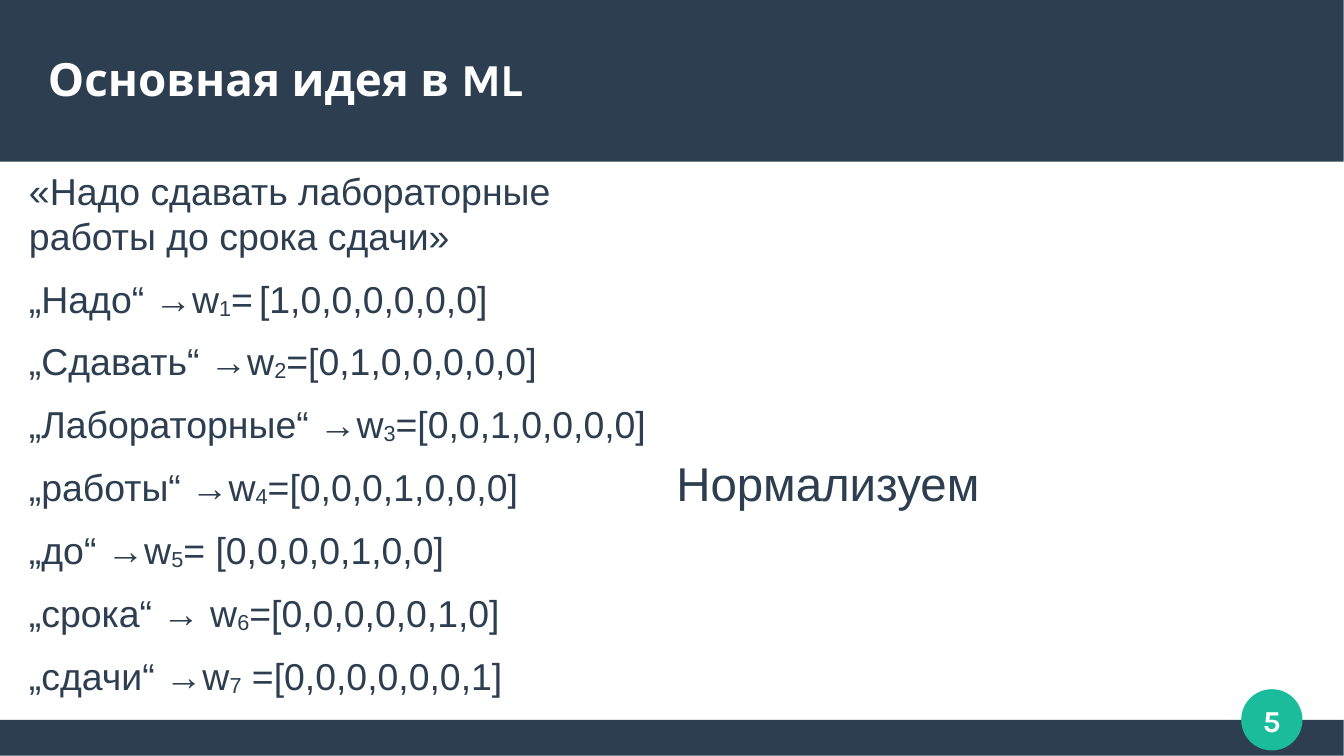
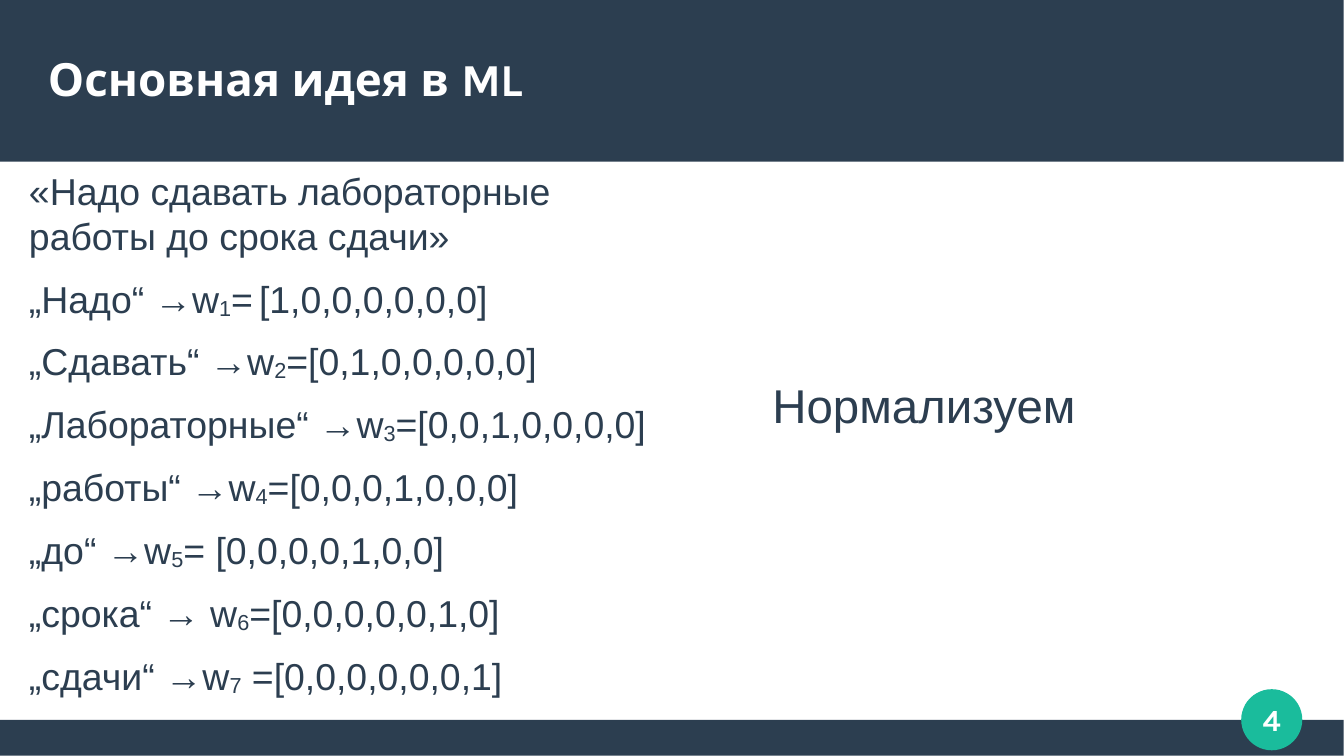
Before and after one commit to Zorinal/FilmBot, a slide deck: slide 4 of Трансфомеры.pptx (slide 5 before the commit). Drawn at 1344x756 pixels with LibreOffice and Linux fonts; fonts in the diff are those of the drawing. Boxes give left, top, right and bottom in pixels: in the first picture for what was removed or moved away, otherwise in the second. Text is boxed around its words. In the diff, an @@ line names an element or a change of style, - is before the commit and + after.

```diff
--- a/Трансфомеры.pptx
+++ b/Трансфомеры.pptx
@@ text "Нормализуем": place and size @@
-text "Нормализуем" at (676, 468, 979, 511)
+text "Нормализуем" at (772, 390, 1075, 433)
@@ page number at (1263, 711, 1281, 731): text changed @@
-5
+4
```
Also in this commit, not shown: 4 other slides changed, 3 slides added, 1 slide removed.
